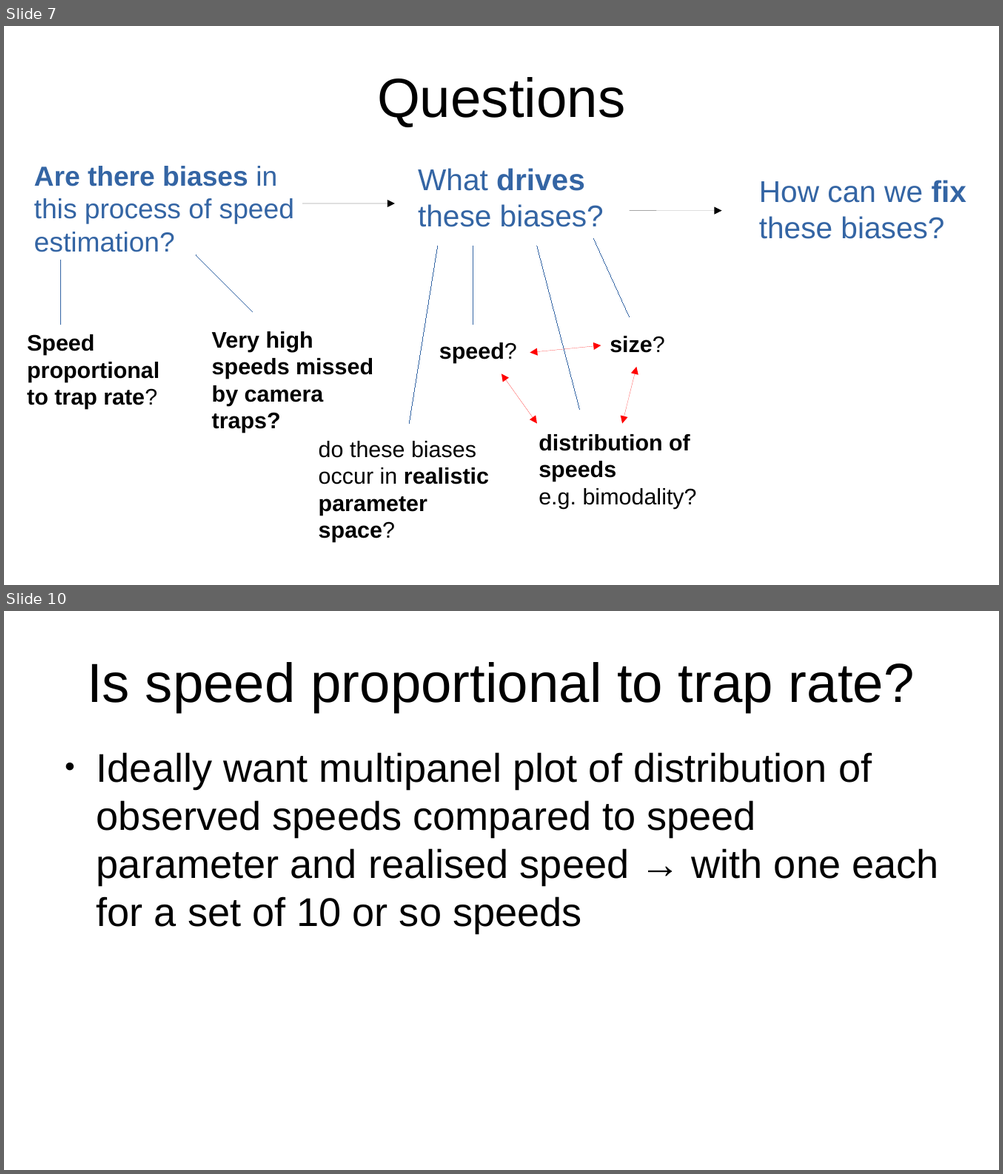
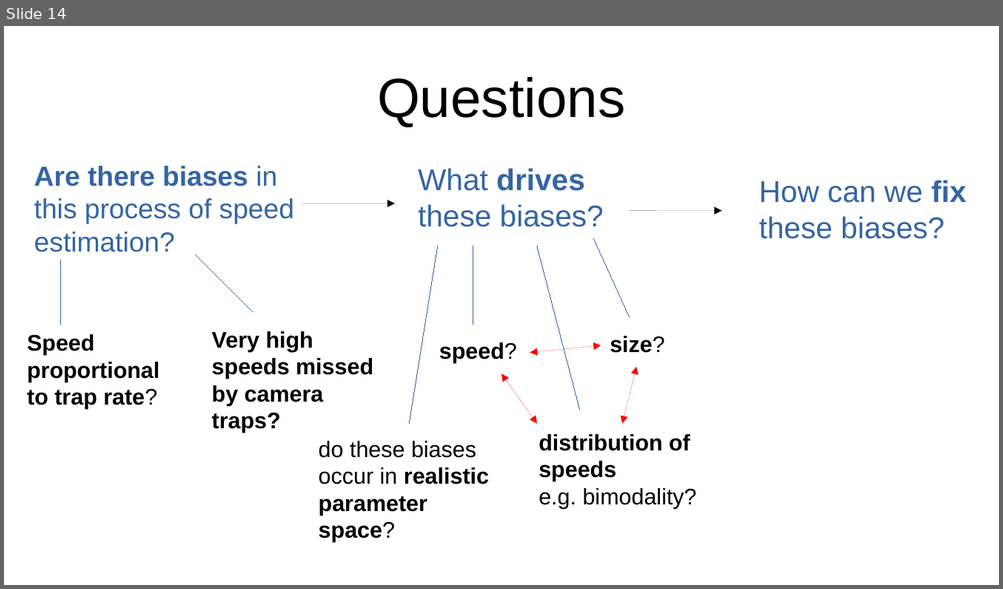
Before and after one commit to lizziebru/CamtrapSimulation, a slide deck: writeup/Camtrapsim_pres.odp. Shown one above the other, each under a label of ours: slides 7 and 10 before the commit, slide 14 after it; the slides between them are not shown. The pictures are 1003x1174 and 1003x589 pixels, drawn with LibreOffice and Linux fonts; fonts in the diff are those of the drawing. Boxes give left, top, right and bottom in pixels: in the first picture for what was removed or moved away, otherwise in the second. Text is boxed around its words. In the diff, an @@ line names an element or a change of style, - is before the commit and + after.

```diff
--- a/writeup/Camtrapsim_pres.odp
+++ b/writeup/Camtrapsim_pres.odp
@@ slide 10 removed at (4,611,999,1170), background #FFFFFF @@
@@ title removed at (87,662,914,712) @@
-Is speed proportional to trap rate?
@@ text removed at (96,752,938,933) @@
-● Ideally want multipanel plot of distribution of observed speeds compared to speed parameter and realised speed → with one each for a set of 10 or so speeds
@@ what was slide 7 is now slide 14 @@
```
Also in this commit, not shown: 1 slide changed, 10 slides added, 2 other slides removed, 3 other files.
